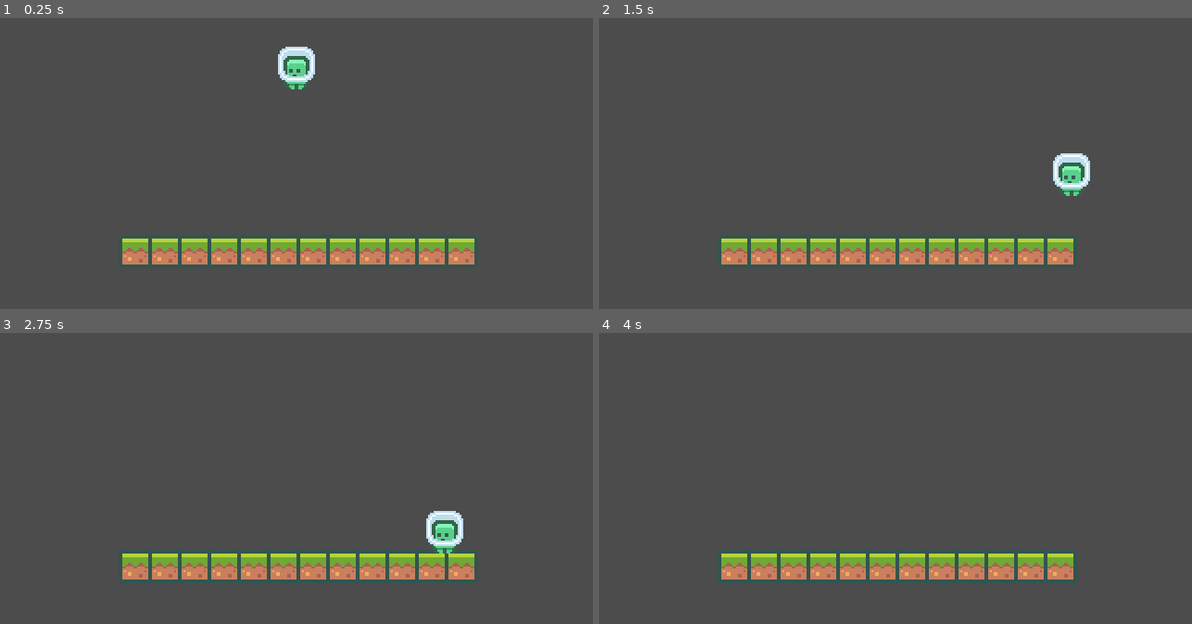
Above: before the commit, frames 1-4 (two rows, left to right).
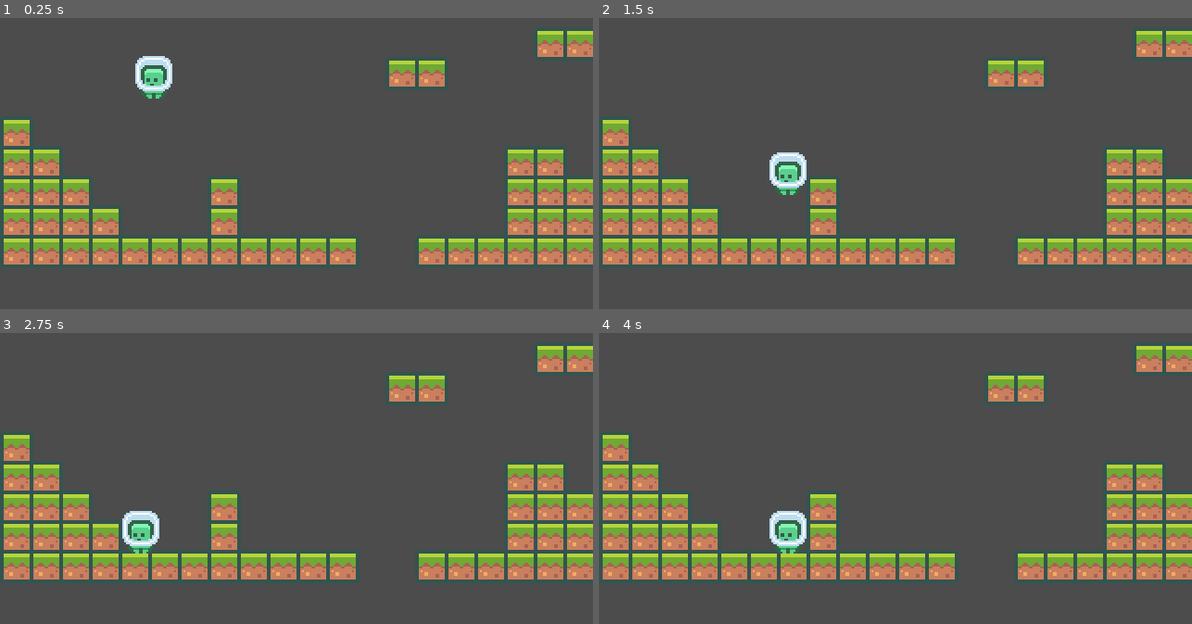
Above: after the commit, the same moments.

Repository: tiagoskaterock/GodotPlatformer
Game: Godot game, scene res://Scenes/Main.tscn
Same seed, same stepped clock (60 frames per second), same inputs: the game is played once before the commit and once after it.
Inputs:
- Up to frame 1 (0.25 s): no input
- Up to frame 2 (1.5 s): hold W (jump) 0.53-1.28 s; hold D (move_right) from 0.53 s (still down); tap W (jump) at 1.35 s
- Up to frame 3 (2.75 s): tap W (jump) at 1.52, 1.82 s; release D (move_right) at 2.03 s; hold A (move_left) from 2.03 s (still down); hold W (jump) from 2.03 s (still down)
- Up to frame 4 (4 s): release A (move_left) at 2.78 s; release W (jump) at 2.78 s; hold D (move_right) from 2.78 s (still down); tap W (jump) at 2.85, 3.02, 3.32 s; hold W (jump) from 3.53 s (still down)

The runs differ from the first frame. In frame 1, 20% of the frame differs, in the area x 0-100%, y 3-86%; in frame 2, 20%; in frame 3, 20%; in frame 4, 19%.

Commit message:
5. Tightening Player Movement

Diff:
--- a/Game/Scenes/Main.tscn
+++ b/Game/Scenes/Main.tscn
@@ -2,7 +2,7 @@
 
 [ext_resource path="res://Resources/tileset.tres" type="TileSet" id=1]
 [ext_resource path="res://Assets/Characters/Player/character_0000.png" type="Texture" id=2]
-[ext_resource path="res://Scenes/Scripts/Player.gd" type="Script" id=3]
+[ext_resource path="res://Scripts/Player.gd" type="Script" id=3]
 
 [sub_resource type="RectangleShape2D" id=1]
 
@@ -12,10 +12,10 @@
 tile_set = ExtResource( 1 )
 cell_size = Vector2( 16, 16 )
 format = 1
-tile_data = PoolIntArray( 196602, 0, 0, 196603, 0, 0, 196604, 0, 0, 196605, 0, 0, 196606, 0, 0, 196607, 0, 0, 131072, 0, 0, 131073, 0, 0, 131074, 0, 0, 131075, 0, 0, 131076, 0, 0, 131077, 0, 0 )
+tile_data = PoolIntArray( -327672, 0, 0, -327671, 0, 0, -262141, 0, 0, -262140, 0, 0, -65546, 0, 0, -10, 0, 0, -9, 0, 0, -65529, 0, 0, -65528, 0, 0, 65526, 0, 0, 65527, 0, 0, 65528, 0, 0, 65533, 0, 0, 7, 0, 0, 8, 0, 0, 9, 0, 0, 131062, 0, 0, 131063, 0, 0, 131064, 0, 0, 131065, 0, 0, 131069, 0, 0, 65543, 0, 0, 65544, 0, 0, 65545, 0, 0, 196598, 0, 0, 196599, 0, 0, 196600, 0, 0, 196601, 0, 0, 196602, 0, 0, 196603, 0, 0, 196604, 0, 0, 196605, 0, 0, 196606, 0, 0, 196607, 0, 0, 131072, 0, 0, 131073, 0, 0, 131076, 0, 0, 131077, 0, 0, 131078, 0, 0, 131079, 0, 0, 131080, 0, 0, 131081, 0, 0 )
 
 [node name="Player" type="KinematicBody2D" parent="."]
-position = Vector2( 0, -70 )
+position = Vector2( -77, -72 )
 script = ExtResource( 3 )
 __meta__ = {
 "_edit_group_": true
--- a/Game/Scenes/Scripts/Player.gd
+++ /dev/null
@@ -1,20 +0,0 @@
-extends KinematicBody2D
-
-var gravity = 350
-var velocity = Vector2.ZERO
-var maxHorizontalSpeed = 100
-var jumpSpeed = 200
-
-func _process(delta):
-	var moveVector = Vector2.ZERO
-
-	moveVector.x = Input.get_action_strength("move_right") - Input.get_action_strength("move_left")
-	moveVector.y = -1 if Input.is_action_just_pressed("jump") else 0
-
-	velocity.x = moveVector.x * maxHorizontalSpeed
-
-	if(moveVector.y < 0 and is_on_floor()):
-		velocity.y = moveVector.y * jumpSpeed
-
-	velocity.y += gravity * delta
-	velocity = move_and_slide(velocity, Vector2.UP)
--- /dev/null
+++ b/Game/Scripts/Player.gd
@@ -0,0 +1,30 @@
+extends KinematicBody2D
+
+var gravity = 550
+var velocity = Vector2.ZERO
+var maxHorizontalSpeed = 120
+var horizontalAcceleration = 2000
+var jumpSpeed = 250
+var jumpTerminationMultiplier = 4
+
+func _process(delta):
+	var moveVector = Vector2.ZERO
+
+	moveVector.x = Input.get_action_strength("move_right") - Input.get_action_strength("move_left")
+	moveVector.y = -1 if Input.is_action_just_pressed("jump") else 0
+
+	velocity.x += moveVector.x * horizontalAcceleration * delta
+	if(moveVector.x == 0) :
+		velocity.x = lerp(0, velocity.x, pow(2, -15 * delta))
+
+	velocity.x = clamp(velocity.x, -maxHorizontalSpeed, maxHorizontalSpeed)
+
+	if(moveVector.y < 0 and is_on_floor()):
+		velocity.y = moveVector.y * jumpSpeed
+
+	if(velocity.y < 0 and ! Input.is_action_pressed("jump")):
+		velocity.y += gravity * jumpTerminationMultiplier * delta
+	else:
+		velocity.y += gravity * delta
+
+	velocity = move_and_slide(velocity, Vector2.UP)
